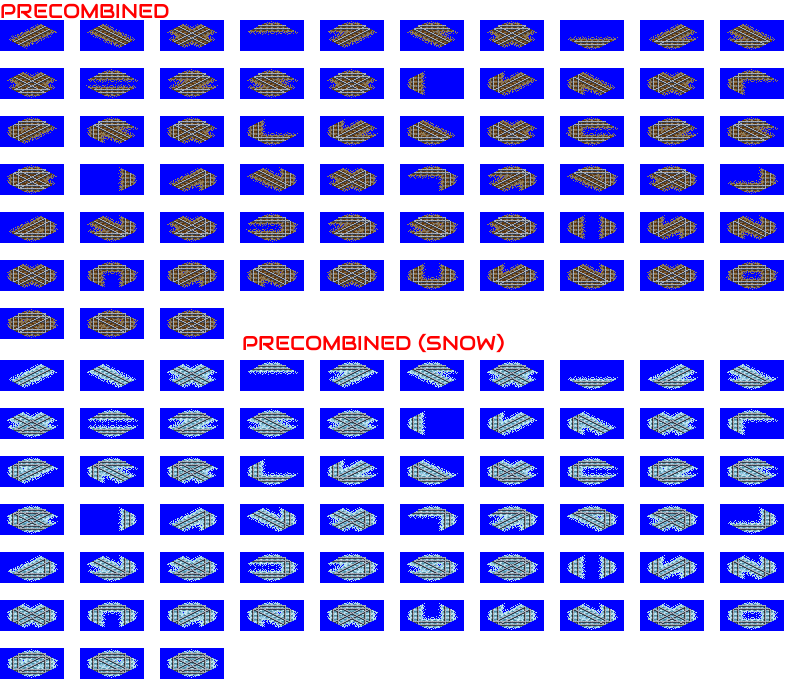
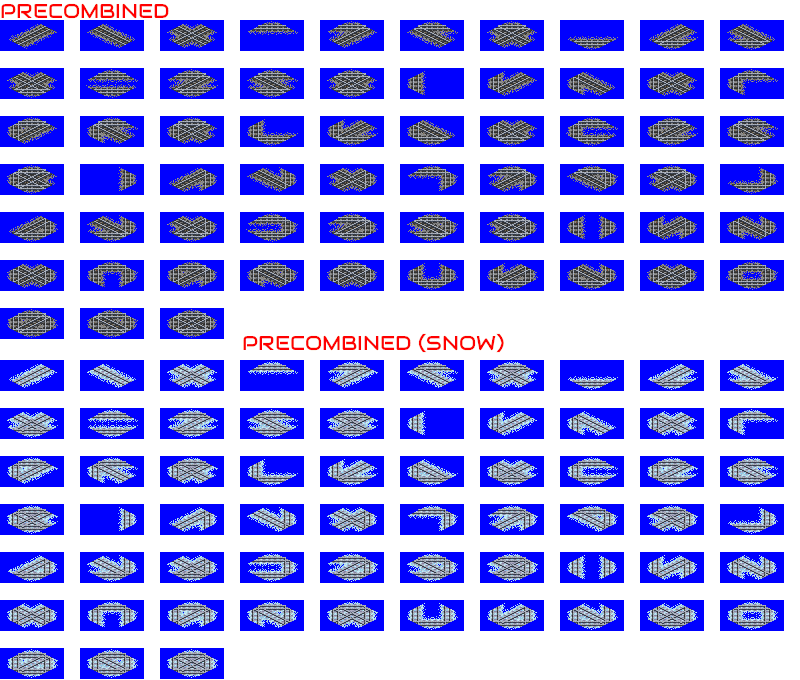
Layered file, before and after one edit (w=800, h=680). Changes by layer:
renamed "PRECOMBINED (SNOW)" to "MTRO", hid it, moved it above "RAIL", painted on it over [7, 21, 778, 675]
hid "RAIL" over [7, 21, 778, 675]
removed layer "PRECOMBINED" over [1, 3, 169, 19]
renamed "Capa" to "Background", painted on it over [1, 3, 778, 675]
